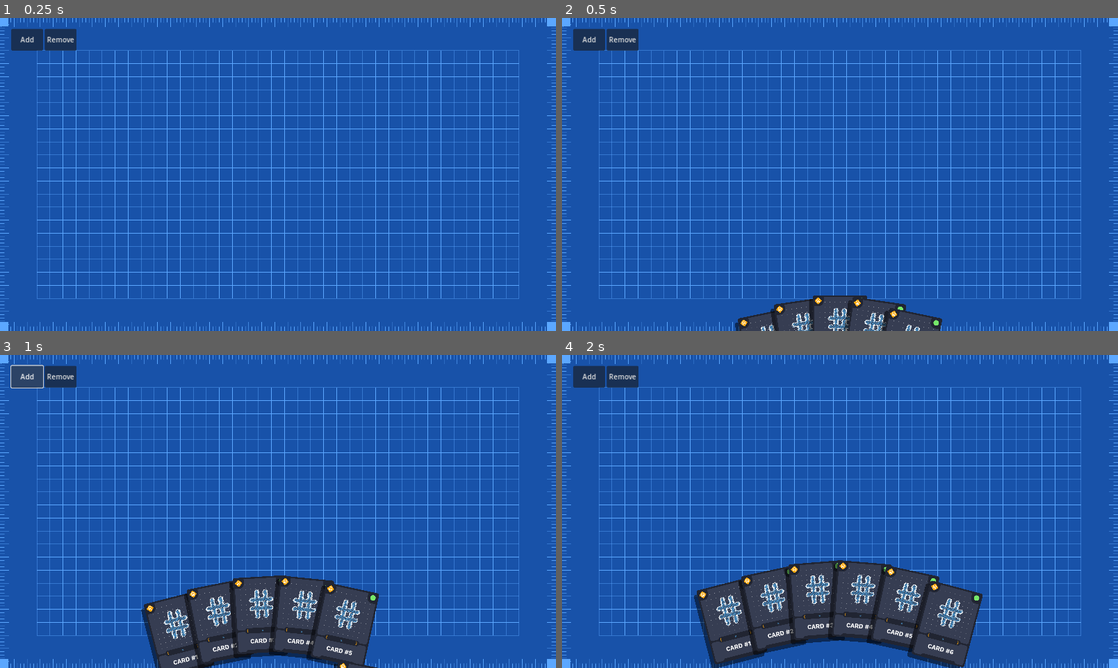
Above: before the commit, frames 1-4 (two rows, left to right).
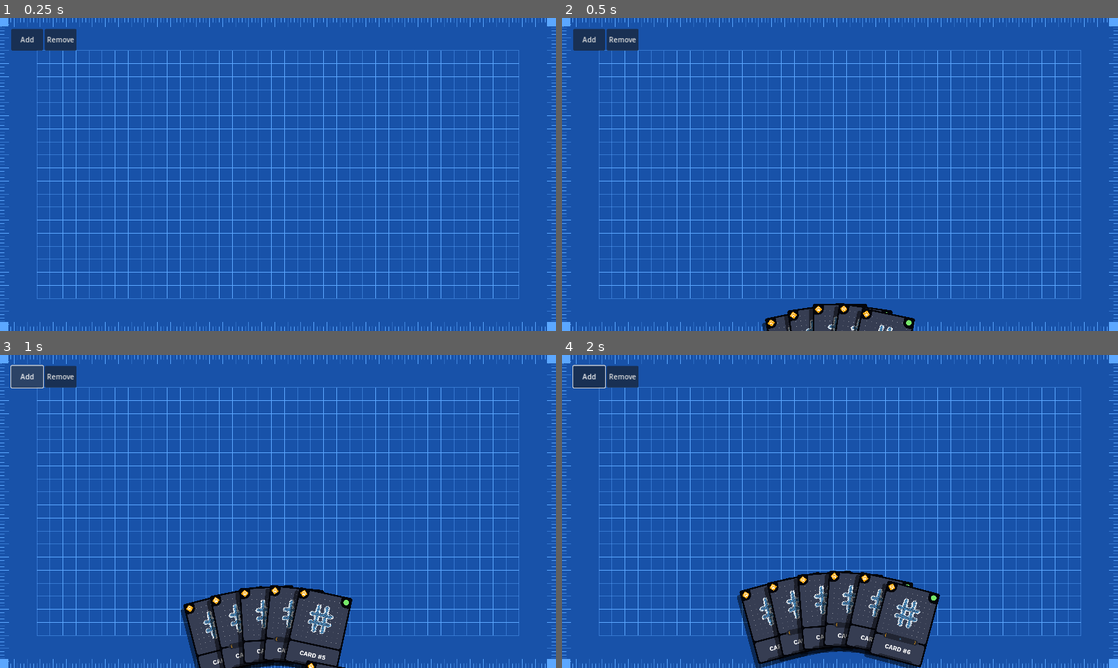
Above: after the commit, the same moments.

Repository: IamFastre/Numertica
Game: Godot game, scene res://scenes/game.tscn
Two runs of this game, one before a commit and one after it. Both use one fixed random seed, a clock stepped at 60 frames per second and the inputs below.
Inputs (mouse positions are in pixels of both pictures, inside the frame that each line leads up to):
- Up to frame 1 (0.25 s): no input
- Up to frame 2 (0.5 s): no input
- Up to frame 3 (1 s): click "Add" at 0.5 s
- Up to frame 4 (2 s): click (734, 627) at 1.27 s

Frame 1 is identical in both runs. In frame 2, 2.4% of the frame differs, in the area x 31-69%, y 88-100%; in frame 3, 8.2%; in frame 4, 11%, in the area x 1-76%, y 3-100%.
Error after the commit: Invalid assignment of property or key 'visible' with value of type 'bool' on a base object of type 'null instance'. (res://scripts/scenes/card.gd:68)

Commit message:
small change to hand behavior

Diff:
--- a/scenes/game.tscn
+++ b/scenes/game.tscn
@@ -12,8 +12,6 @@
 ruler_unit_length = 7.5
 
 [node name="Hand" parent="." instance=ExtResource("6_ky8g0")]
-card_spacing = 100.0
-fan_max_height = 50.0
 
 [node name="Camera2D" type="Camera2D" parent="Hand"]
 position = Vector2(0, -250)
--- a/scripts/scenes/card.gd
+++ b/scripts/scenes/card.gd
@@ -8,7 +8,7 @@
 @onready var name_node:Label = $Sprite/CardName
 @onready var frame:TextureRect = $Sprite/Frame
 @onready var bulk:TextureRect = $Sprite/Bulk
-@onready var bottom_band:TextureRect = $Sprite/BottomBand
+@onready var top_notch: TextureRect = $Sprite/Frame/TopNotch
 
 @onready var foreground_art:TextureRect = $Sprite/Art/Foreground
 @onready var background_art:TextureRect = $Sprite/Art/Background
@@ -47,23 +47,22 @@
 
 func configure() -> void:
 	name_node.text = resource.name
-	frame.self_modulate = resource.style.frame_color
+	frame.modulate = resource.style.frame_color
 	bulk.self_modulate = resource.style.bulk_color
 
 	foreground_art.texture = resource.foreground_texture
 	background_art.texture = resource.background_texture
 
-	type_icon.texture = load(TYPEICONS_PATH % Card.Icon.keys()[resource.type])
+	type_icon.texture = load(TYPEICONS_PATH % Card.Icon.keys()[resource.icon])
 	cost_icon.self_modulate = Card.COST_COLOR[resource.cost]
 
 	if resource.parameters.size() > 0:
 		band.visible = true
-		bottom_band.visible = true
 		band.self_modulate = resource.style.frame_color
-		bottom_band.self_modulate = resource.style.frame_color
-		parameters_brackets.self_modulate = Card.ICON_COLOR[resource.type]
+		parameters_brackets.self_modulate = Card.ICON_COLOR[resource.icon]
 		parameters_label.text = ', '.join(resource.parameters.map(func(param): return param.get('name')))
 		parameters_label.self_modulate = resource.style.accent_color
 	else:
 		band.visible = false
-		bottom_band.visible = false
+
+	top_notch.visible = not band.visible
--- a/scripts/scenes/hand.gd
+++ b/scripts/scenes/hand.gd
@@ -34,7 +34,8 @@
 func add_card(card:CardNode) -> void:
 	card.name = 'card-%s' % card_count
 	card.resource = card.resource.duplicate()
-	card.resource.name = 'card #%s' % (card_count +1)
+	card.resource.name = 'card #%s' % (card_count+1)
+	card.resource.parameters = [] as Array[CardParameter] if (card_count+1) % 2 else card.resource.parameters
 	card.global_position.y = get_viewport().get_visible_rect().size.y
 	card_group.add_child(card)
 
